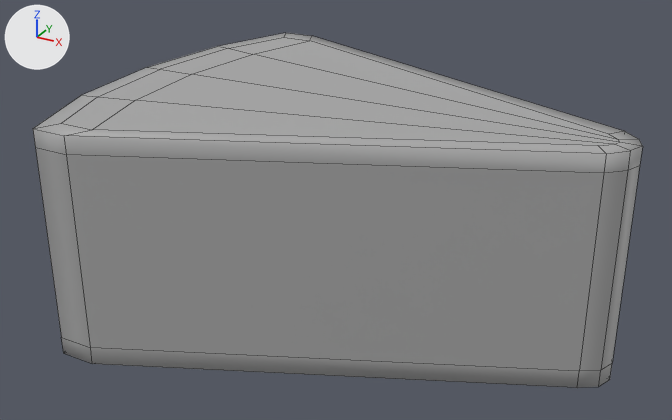
A saved change to the FBX model Assets/Art Assets/Fbx/Cheese.fbx.
Camera for both pictures: a 50 mm camera at (0.165, -0.333, 0.211) aimed at (-0.016, -0.004, 0.047). Every picture has the same lights, and +X, +Y and +Z are marked at upper left. Mesh edges are drawn as thin lines. Where no turn or scale is listed for an object, it has been applied to the vertices.

The scene before the commit, as lines of its bpy script (objects in view):
```python
me_mesh = bpy.data.meshes.new('Mesh')
me_mesh.from_pydata(...)  # 78 vertices, 76 faces; spans x -0.114..0.114, y -0.092..0.092, z -0.05..0.05
me_mesh.materials.append(mat_standardsurface1)  # grey #aaaaaa
ob_cheese = bpy.data.objects.new('cheese', me_mesh)
ob_cheese.location = (-0.005, 0.0, 0.0464)
```
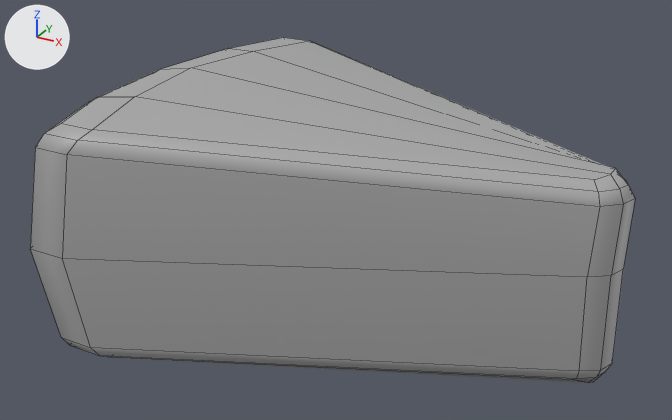
What differs and where, as boxes [x1, y1, x2, y2] in the pictures (672 x 420 px):
'cheese', reshaped
    before: [33, 33, 642, 388]
    after: [30, 38, 635, 383]

Edits to the bpy script that builds the scene:
```text
Change me_mesh:
    used by ob_cheese; location = (-0.005, 0.0, 0.0464)
    remove me_mesh.from_pydata(...)  # 78 vertices, 76 faces; spans x -0.114..0.114, y -0.092..0.092, z -0.05..0.05
    add me_mesh.from_pydata(...)  # 90 vertices, 88 faces; spans x -0.12..0.114, y -0.097..0.097, z -0.053..0.053
    me_mesh part 1
    14 faces are deleted
    4 vertices in x 0.1..0.104, y -0.014..0.014, z 0.043..0.05 move by (0.0, 0.0, -0.013)
    4 vertices in x -0.086..0.106, y -0.045..0.045, z -0.05 move by (0.0, 0.0, -0.002)
    3 vertices in x 0.111..0.114, y -0.007..0.007, z 0.043 move by (-0.001, 0.0, -0.043)
    32 vertices move from x -0.114..0.114, y -0.092..0.092, z -0.05..0.05 to x -0.112..0.112, y -0.089..0.089, z -0.053..0.053
    12 vertices are added at x -0.12..0.114, y -0.097..0.097, z 0.0..0.03
    26 new faces join them
```
